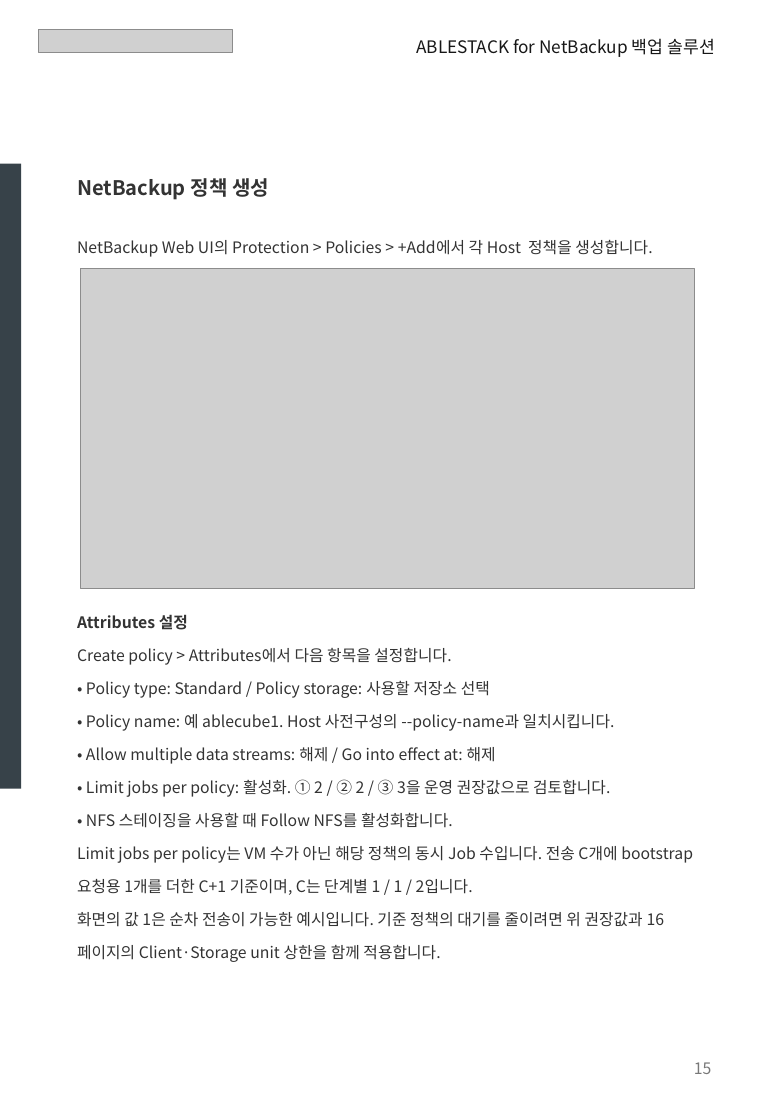
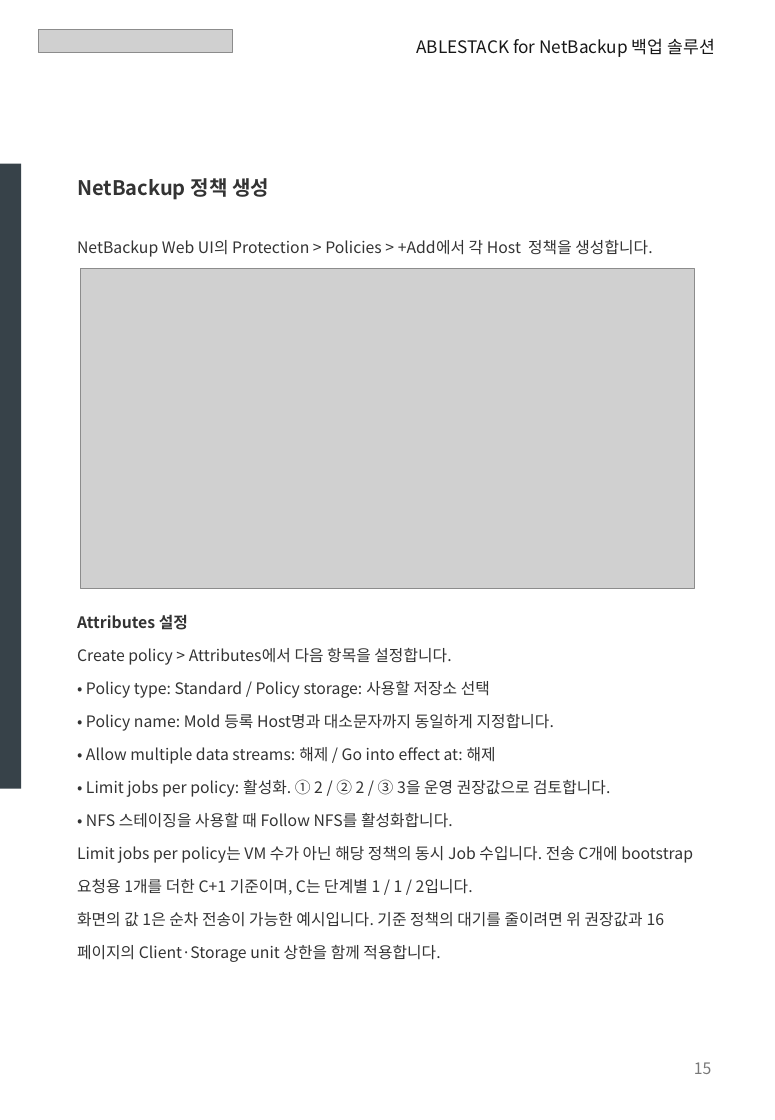
Before and after one commit to Dajeong-Park/ablestack-cloud, a slide deck: slide 15 of outputs/ABLESTACK_NetBackup_Europa_Update_Reviewed.pptx. Drawn at 775x1120 pixels with LibreOffice and Linux fonts; fonts in the diff are those of the drawing; grey boxes stand for pictures. Boxes give left, top, right and bottom in pixels: in the first picture for what was removed or moved away, otherwise in the second. Text is boxed around its words. In the diff, an @@ line names an element or a change of style, - is before the commit and + after.

```diff
--- a/outputs/ABLESTACK_NetBackup_Europa_Update_Reviewed.pptx
+++ b/outputs/ABLESTACK_NetBackup_Europa_Update_Reviewed.pptx
@@ text at [86, 714, 554, 731]: text changed @@
-• Policy name: 예 ablecube1. Host 사전구성의 --policy-name과 일치시킵니다.
+• Policy name: Mold 등록 Host명과 대소문자까지 동일하게 지정합니다.
```
Also in this commit, not shown: 2 other slides changed, 5 other files.
